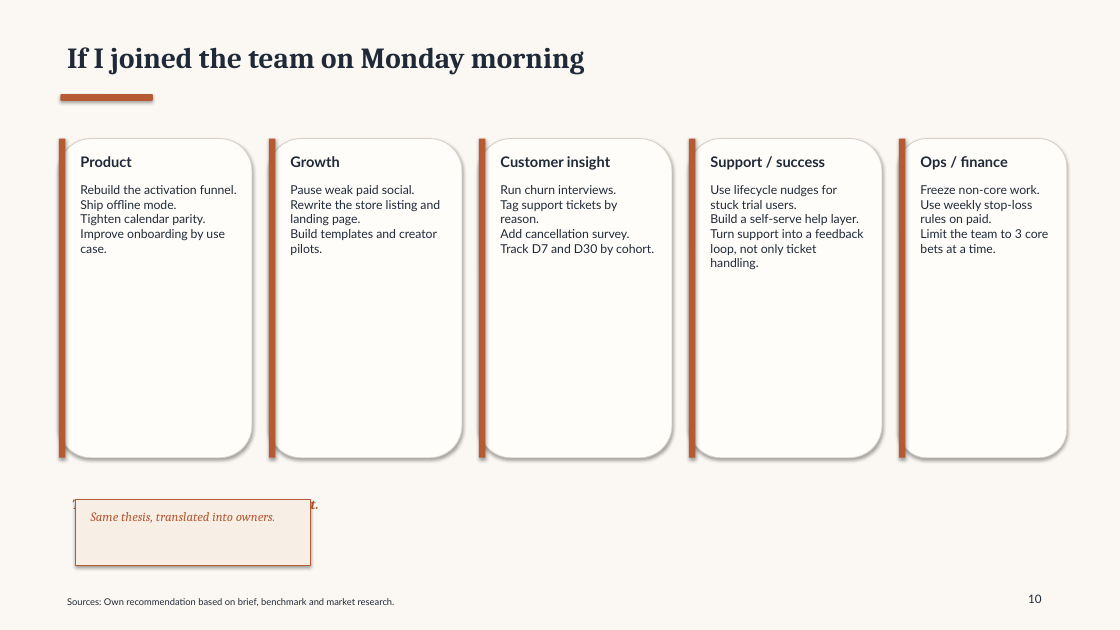
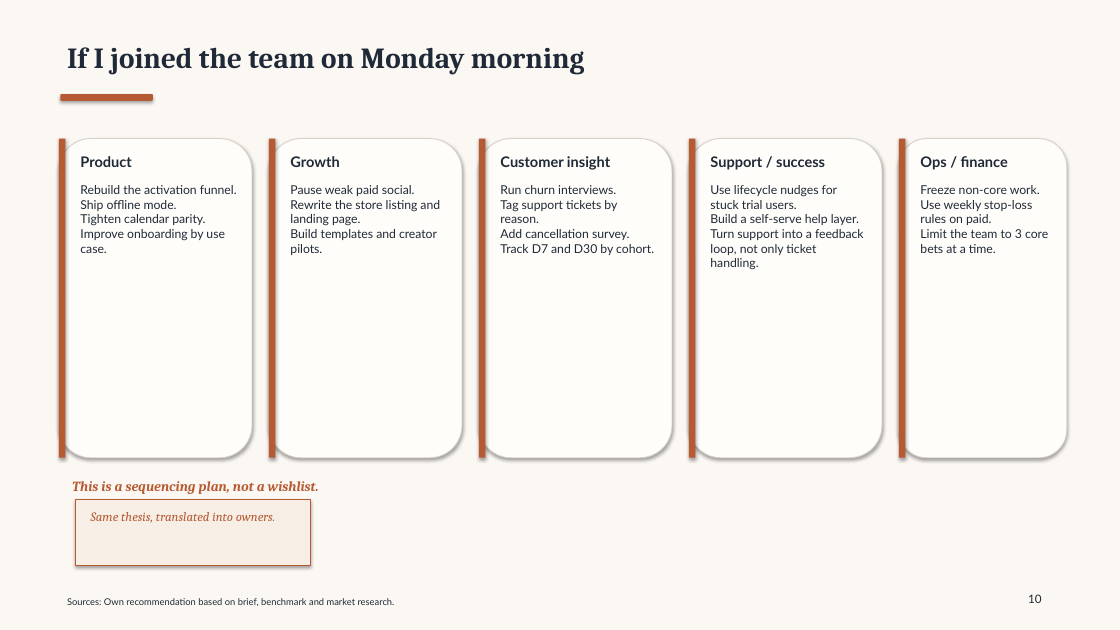
Before and after one commit to TEZv/Genesis-Academy_Strategy-Operations-School-2.0-Case-Task, a slide deck: slide 10 of deliverables/taskflow-case-presentation.pptx. Drawn at 1120x630 pixels with LibreOffice and Linux fonts; fonts in the diff are those of the drawing. Boxes give left, top, right and bottom in pixels: in the first picture for what was removed or moved away, otherwise in the second. Text is boxed around its words. In the diff, an @@ line names an element or a change of style, - is before the commit and + after.

```diff
--- a/deliverables/taskflow-case-presentation.pptx
+++ b/deliverables/taskflow-case-presentation.pptx
@@ text "This is a sequencing plan, ...": place and size @@
-text "This is a sequencing plan, ..." at (72, 499, 319, 513)
+text "This is a sequencing plan, ..." at (72, 481, 319, 494)
```
Also in this commit, not shown: 7 other slides changed, 1 other file.
